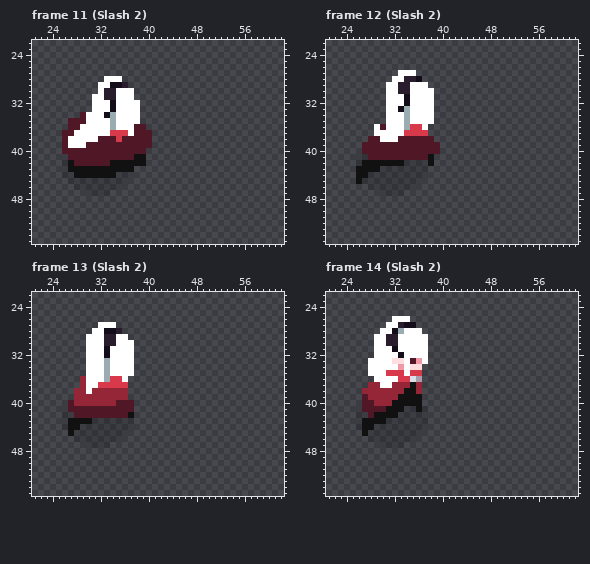
Two states of a pixel-art file, 마왕님은 공사중 스프라이트/주인공 스프라이트/Elf Side.aseprite. The picture above is the old version.
64x64 pixels, 51 frames. Shown: frame 11 (Slash 2): x 21..62, y 22..55; frame 12 (Slash 2): x 21..62, y 22..55; frame 13 (Slash 2): x 21..62, y 22..55; frame 14 (Slash 2): x 21..62, y 22..55. The commit also changed other frames, which this record leaves out.
And afterwards:
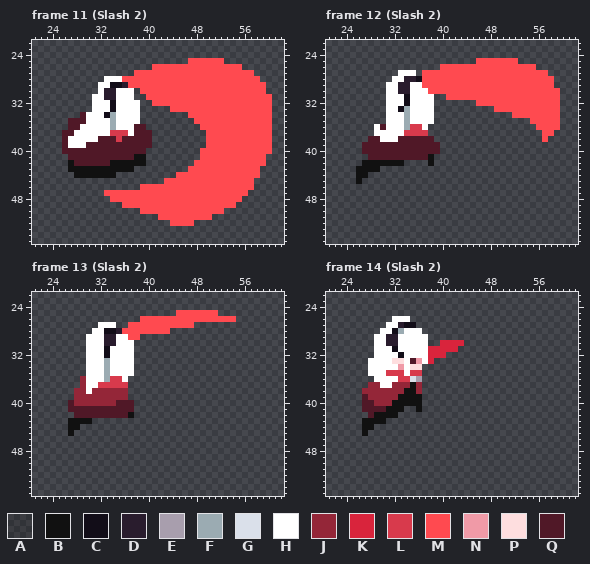
Palette (. is transparent): A #00000026  B #111111  C #120d18  D #291c2d  E #a89ead  F #9babb2  G #dae0ea  H #ffffff  J #942638  K #d9243c  L #d83a4c  M #ff4a50  N #f09aa7  P #fededf  Q #501827
Changes in this commit:
layer "Shadow" now hidden
layer "Weapon" now shown
Frame 11 (Slash 2):
y 25: x 47..52 ...... -> MMMMMM
y 26: x 41..55 ............... -> MMMMMMMMMMMMMMM
y 27: x 38..57 .................... -> MMMMMMMMMMMMMMMMMMMM
y 28: x 36..58 ....................... -> MMMMMMMMMMMMMMMMMMMMMMM
y 29: x 37..59 ....................... -> MMMMMMMMMMMMMMMMMMMMMMM
y 30: x 39..59 ..................... -> MMMMMMMMMMMMMMMMMMMMM
y 31: x 40..60 ..................... -> MMMMMMMMMMMMMMMMMMMMM
y 32: x 41..60 .................... -> MMMMMMMMMMMMMMMMMMMM
y 33: x 44..60 ................. -> MMMMMMMMMMMMMMMMM
y 34: x 47..60 .............. -> MMMMMMMMMMMMMM
y 35: x 48..60 ............. -> MMMMMMMMMMMMM
y 36: x 49..60 ............ -> MMMMMMMMMMMM
y 37..39: x 50..60 ........... -> MMMMMMMMMMM
y 40: x 49..60 ............ -> MMMMMMMMMMMM
y 41: x 26 A -> .; x 49..59 ........... -> MMMMMMMMMMM
y 42: x 26 A -> .; x 48..59 ............ -> MMMMMMMMMMMM
y 43: x 26 A -> .; x 47..58 ............ -> MMMMMMMMMMMM
y 44: x 26..27 AA -> ..; x 35..37 AAA -> ...; x 45..58 .............. -> MMMMMMMMMMMMMM
y 45: x 27..36 AAAAAAAAAA -> ..........; x 43..57 ............... -> MMMMMMMMMMMMMMM
y 46: x 28..35 AAAAAAAA -> ........; x 39..57 ................... -> MMMMMMMMMMMMMMMMMMM
y 47: x 30..56 AAAA....................... -> ...MMMMMMMMMMMMMMMMMMMMMMMM
y 48: x 34..55 ...................... -> MMMMMMMMMMMMMMMMMMMMMM
y 49: x 36..54 ................... -> MMMMMMMMMMMMMMMMMMM
y 50: x 39..52 .............. -> MMMMMMMMMMMMMM
y 51: x 42..50 ......... -> MMMMMMMMM
y 52: x 44..47 .... -> MMMM
Frame 12 (Slash 2):
y 25: x 46..52 ....... -> MMMMMMM
y 26: x 40..55 ................ -> MMMMMMMMMMMMMMMM
y 27: x 37..57 ..................... -> MMMMMMMMMMMMMMMMMMMMM
y 28: x 37..58 ...................... -> MMMMMMMMMMMMMMMMMMMMMM
y 29: x 37..58 H..................... -> MMMMMMMMMMMMMMMMMMMMMM
y 30: x 38..59 H..................... -> MMMMMMMMMMMMMMMMMMMMMM
y 31: x 41..59 ................... -> MMMMMMMMMMMMMMMMMMM
y 32: x 46..59 .............. -> MMMMMMMMMMMMMM
y 33: x 49..59 ........... -> MMMMMMMMMMM
y 34: x 52..59 ........ -> MMMMMMMM
y 35: x 55..59 ..... -> MMMMM
y 36: x 56..59 .... -> MMMM
y 37: x 57..58 .. -> MM
y 38: x 57 . -> M
y 41: x 26..27 AA -> ..
y 42: x 26 A -> .; x 34..37 AAAA -> ....
y 43: x 30..37 AAAAAAAA -> ........
y 44: x 28..37 AAAAAAAAAA -> ..........
y 45: x 27..36 AAAAAAAAAA -> ..........
y 46: x 28..35 AAAAAAAA -> ........
y 47: x 30..33 AAAA -> ....
Frame 13 (Slash 2):
y 25: x 45..51 ....... -> MMMMMMM
y 26: x 39..54 ................ -> MMMMMMMMMMMMMMMM
y 27: x 37..47 ........... -> MMMMMMMMMMM
y 28: x 36..43 ........ -> MMMMMMMM
y 29: x 37..38 .. -> MM
y 41: x 26 A -> .
y 42: x 26..27 AA -> ..
y 43: x 26 A -> .; x 31..37 AAAAAAA -> .......
y 44: x 26 A -> .; x 29..37 AAAAAAAAA -> .........
y 45: x 28..36 AAAAAAAAA -> .........
y 46: x 28..35 AAAAAAAA -> ........
y 47: x 30..33 AAAA -> ....
Frame 14 (Slash 2):
y 30: x 40..43 .... -> KKKK
y 31: x 38..42 ..... -> KKKKK
y 32: x 38..40 ... -> KKK
y 33: x 38 . -> K
y 41: x 26 A -> .; x 34..35 AA -> ..; x 37 A -> .
y 42: x 26..27 AA -> ..; x 33..37 AAAAA -> .....
y 43: x 26 A -> .; x 31..37 AAAAAAA -> .......
y 44: x 26 A -> .; x 29..37 AAAAAAAAA -> .........
y 45: x 28..36 AAAAAAAAA -> .........
y 46: x 28..35 AAAAAAAA -> ........
y 47: x 30..33 AAAA -> ....
Where, in picture pixels (left, top, right, bottom), the same in both pictures:
changed: (62, 58, 272, 226)
changed: (422, 58, 560, 142)
erased: (356, 154, 428, 196)
added: (122, 310, 236, 340)
erased: (62, 406, 134, 448)
added: (428, 340, 464, 364)
erased: (356, 406, 428, 448)
